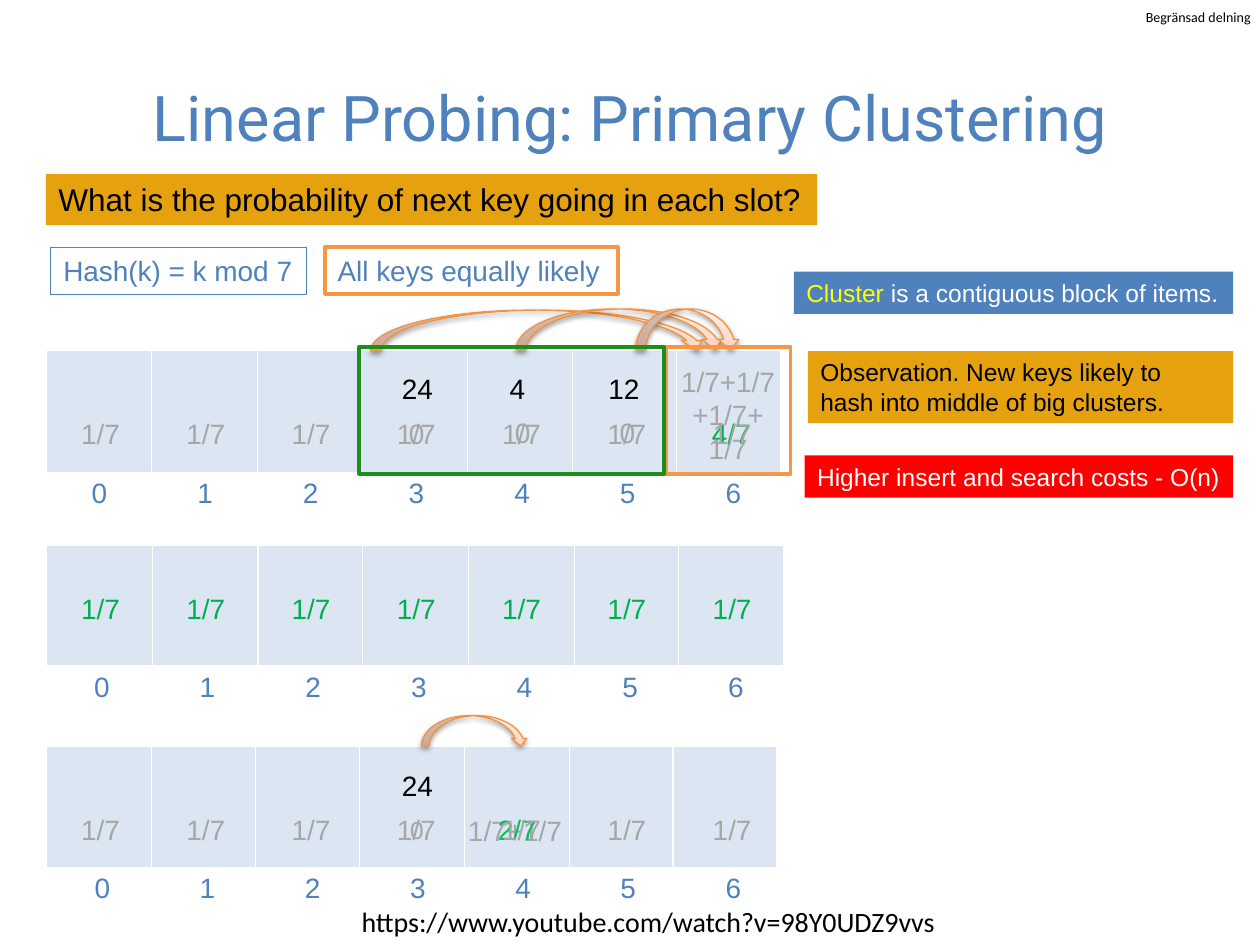
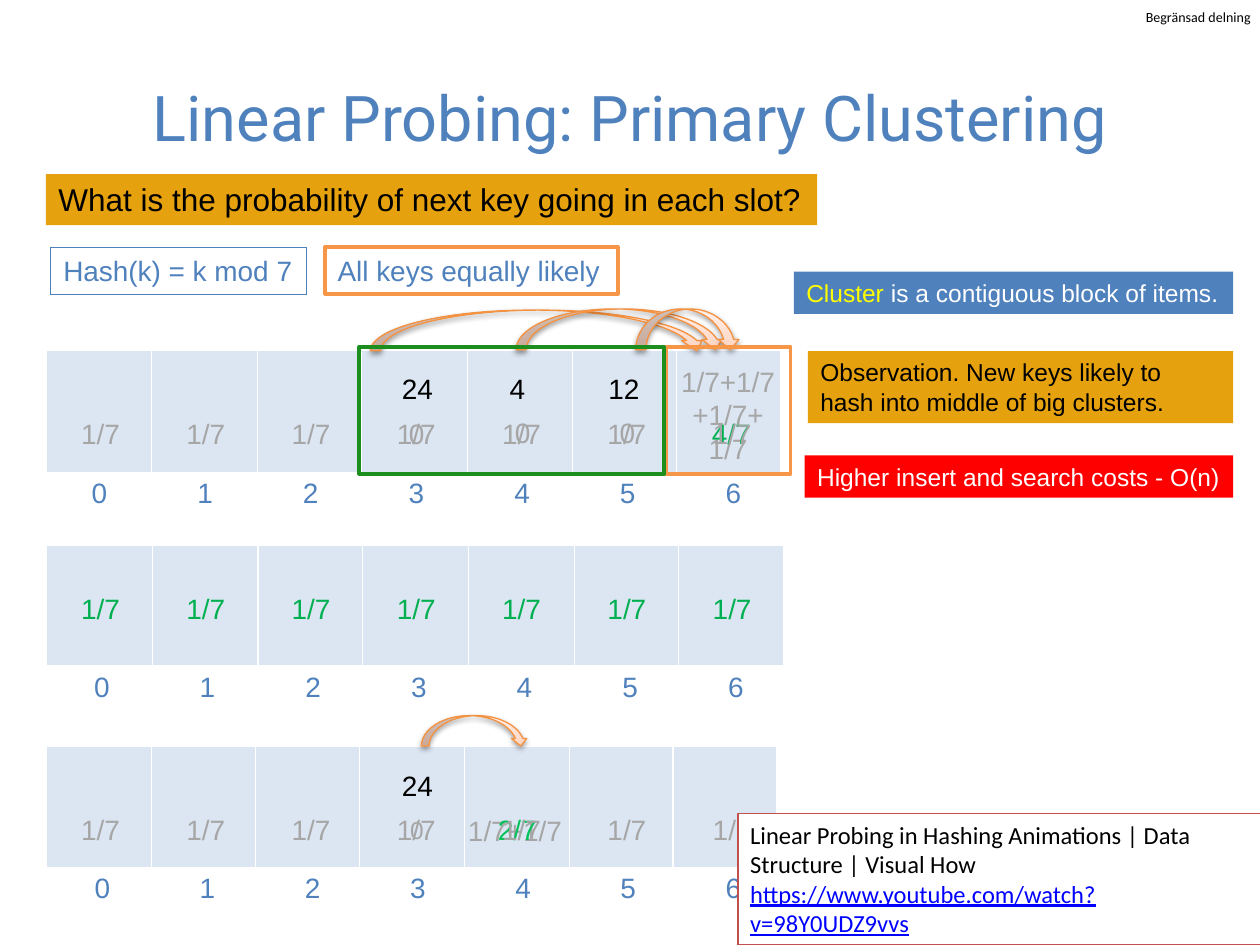
Before and after one commit to guhofstra/CSC111Fa25, a slide deck: slide 17 of PPTs/Lecture 7-hash table.pptx (slide 18 before the commit). Drawn at 1260x945 pixels with LibreOffice and Linux fonts; fonts in the diff are those of the drawing. Boxes give left, top, right and bottom in pixels: in the first picture for what was removed or moved away, otherwise in the second. Text is boxed around its words. In the diff, an @@ line names an element or a change of style, - is before the commit and + after.

```diff
--- a/PPTs/Lecture 7-hash table.pptx
+++ b/PPTs/Lecture 7-hash table.pptx
@@ rectangle added at bbox=[738, 814, 1260, 945], fill #FFFFFF, outline #C0504D 1 pt, 14 pt, text #000000 @@
+Linear Probing in Hashing Animations | Data Structure | Visual How
+https://www.youtube.com/watch?v=98Y0UDZ9vvs
@@ text removed at bbox=[362, 912, 935, 937] @@
-https://www.youtube.com/watch?v=98Y0UDZ9vvs
```
Also in this commit, not shown: 1 other slide changed, 1 other file.
